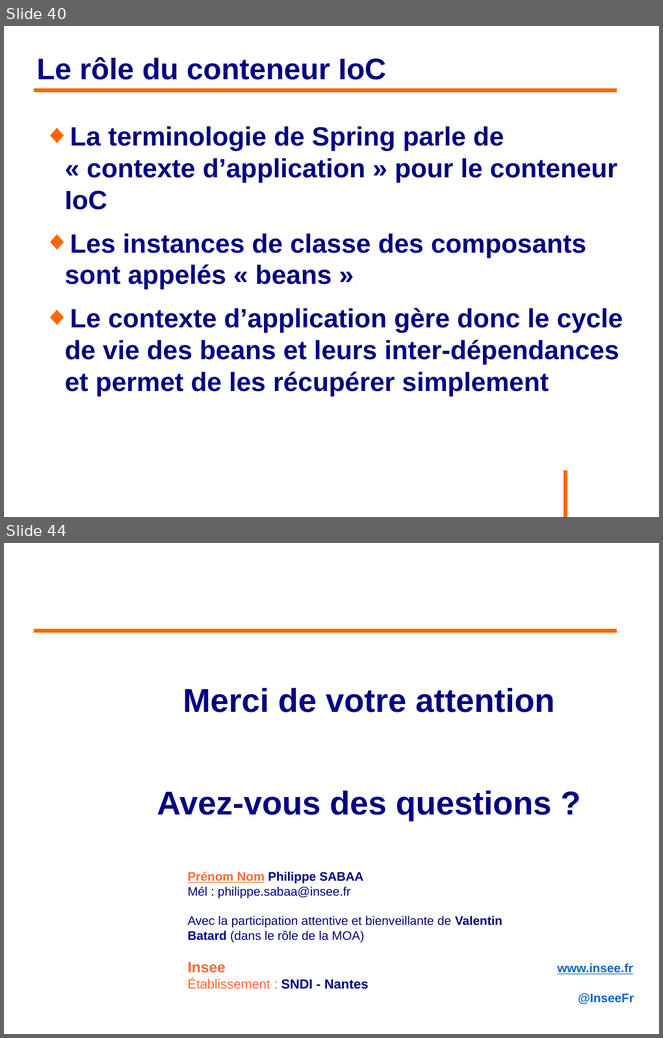
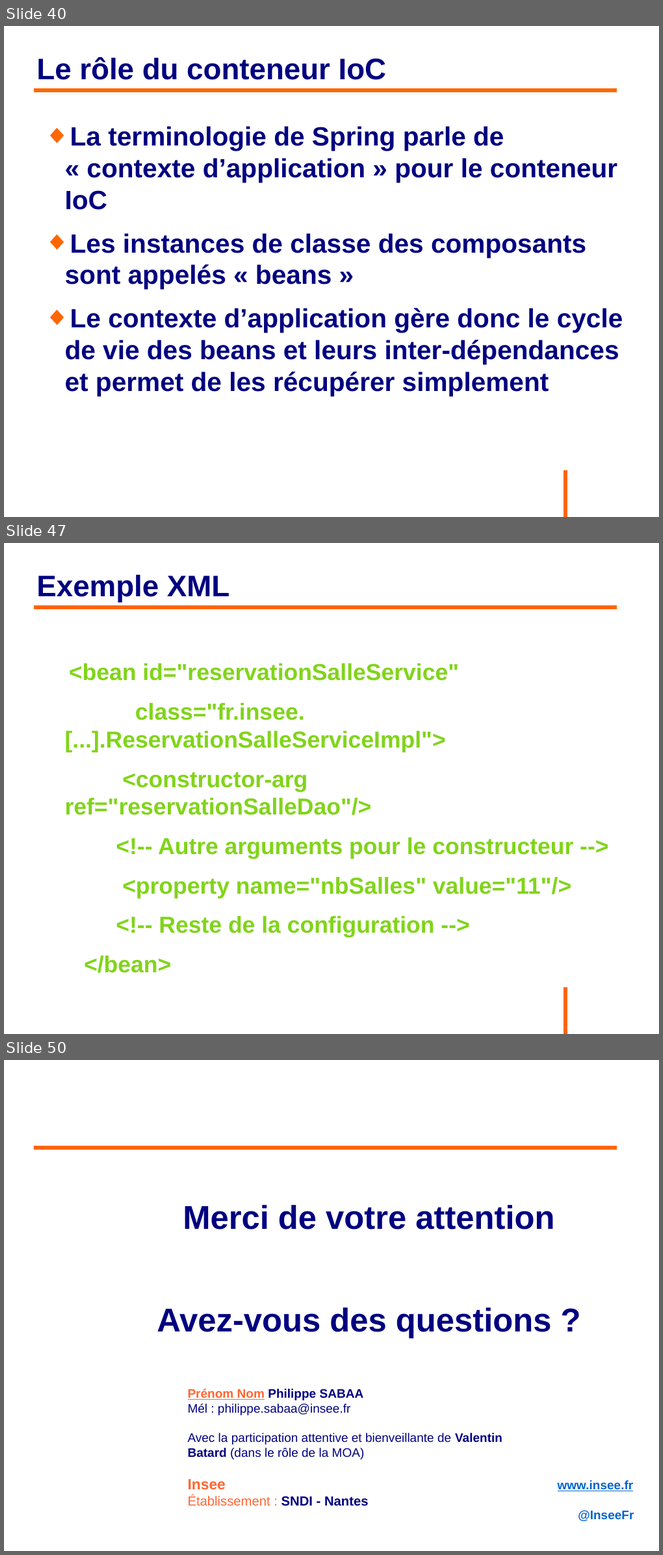
Before and after one commit to philphils/formation-spring, a slide deck: Documentation/diapo_formation_spring.odp. Shown one above the other, each under a label of ours: slides 40 and 44 before the commit, slides 40, 47 and 50 after it; the slides between them are not shown. The pictures are 663x1038 and 663x1555 pixels, drawn with LibreOffice and Linux fonts; fonts in the diff are those of the drawing; background and template pictures are left out. Boxes give left, top, right and bottom in pixels: in the first picture for what was removed or moved away, otherwise in the second. Text is boxed around its words. In the diff, an @@ line names an element or a change of style, - is before the commit and + after.

Commit message:
Fin partie création bean XML

```diff
--- a/Documentation/diapo_formation_spring.odp
+++ b/Documentation/diapo_formation_spring.odp
@@ slide 47 added at <box>4,543,659,1034</box>, background #FFFFFF; not listed: 1 template element that a slide beside it also shows @@
@@ title added at <box>36,575,230,603</box>, 36 pt, text #000080, bold @@
+Exemple XML
@@ line added from (34, 607) to (618, 607), #FF6600 4.54 pt @@
@@ text added at <box>65,663,573,973</box>, 28 pt, text #81D41A, bold @@
+<bean id="reservationSalleService"
+class="fr.insee.[...].ReservationSalleServiceImpl">
+<constructor-arg ref="reservationSalleDao"/>
+<!-- Autre arguments pour le constructeur -->
+<property name="nbSalles" value="11"/>
+<!-- Reste de la configuration -->
+</bean>
@@ what was slide 44 is now slide 50 @@
```
Also in this commit, not shown: 3 slides changed, 5 other slides added.
